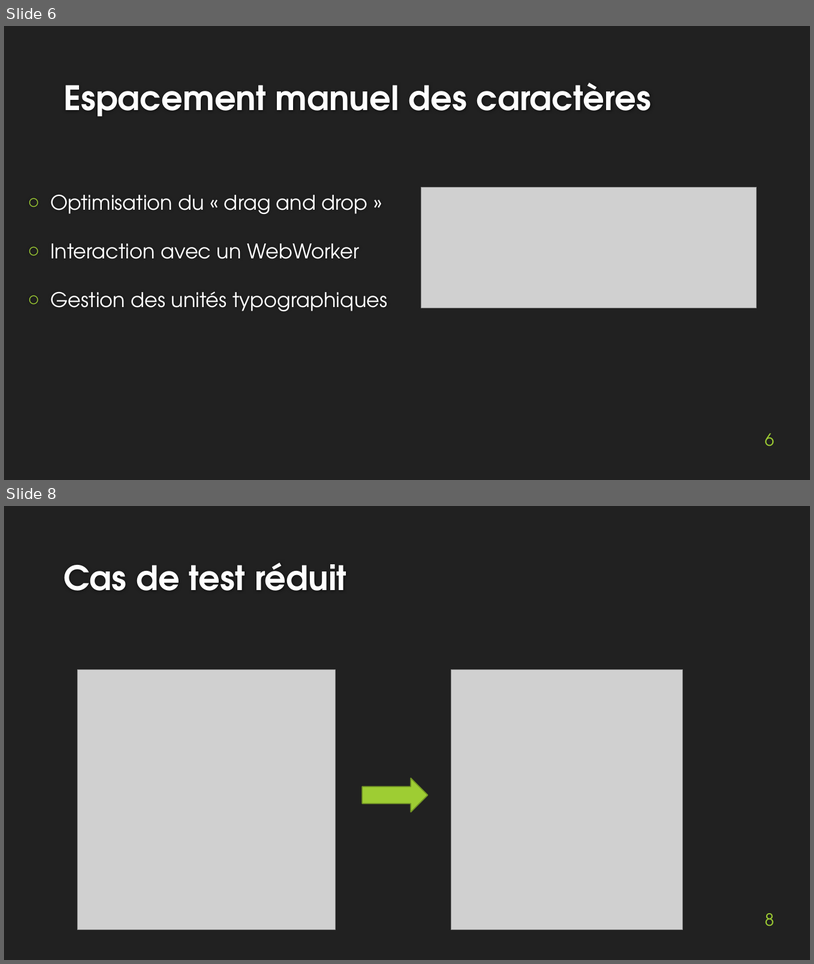
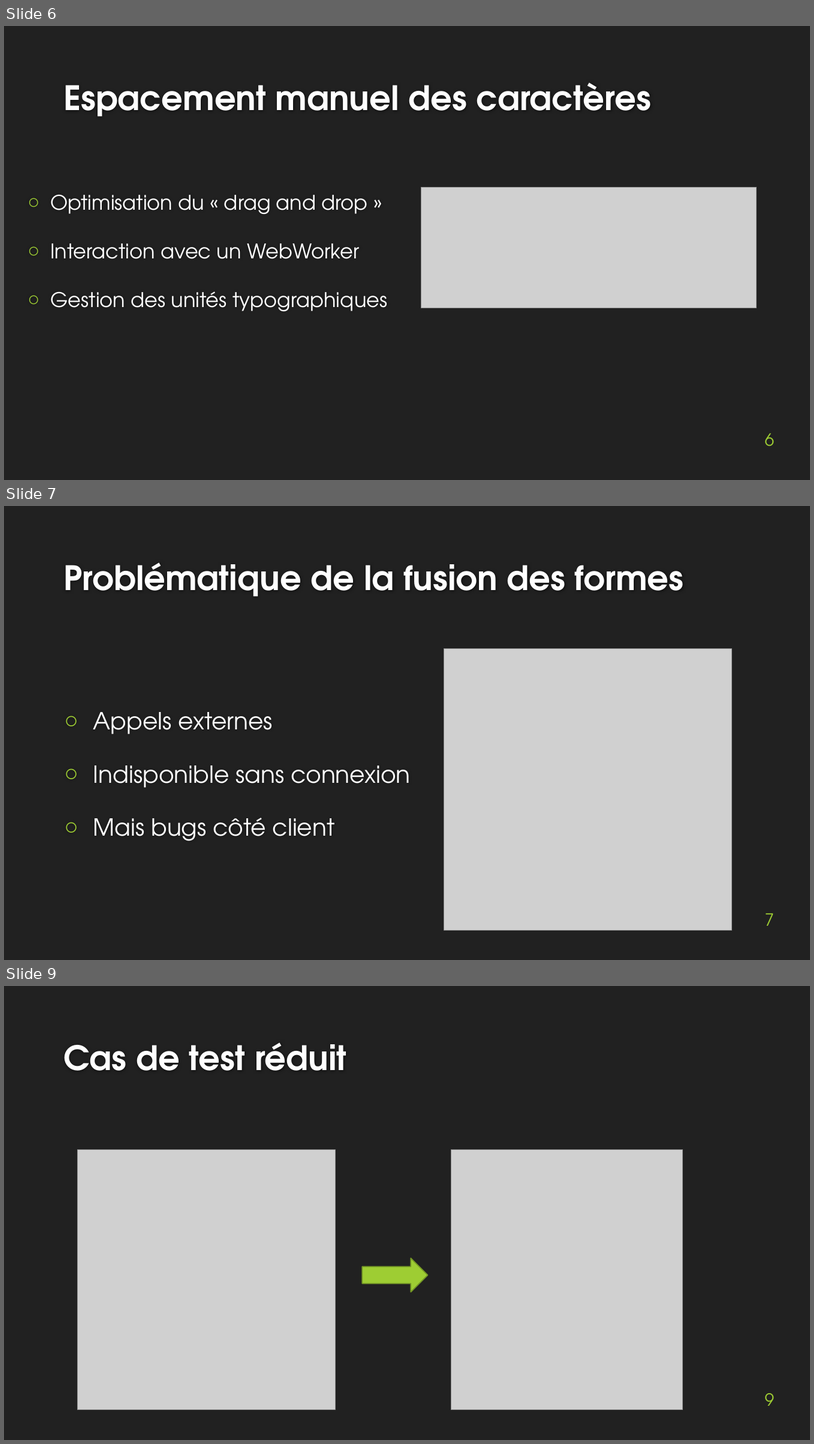
Before and after one commit to MartinBolot/Cours-IUT-Lyon1, a slide deck: Stage/Soutenance/presentation_soutenance.pptx. Shown one above the other, each under a label of ours: slides 6 and 8 before the commit, slides 6, 7 and 9 after it; the slides between them are not shown. The pictures are 814x964 and 814x1444 pixels, drawn with LibreOffice and Linux fonts; fonts in the diff are those of the drawing; grey boxes stand for pictures; background and template pictures are left out. Boxes give left, top, right and bottom in pixels: in the first picture for what was removed or moved away, otherwise in the second. Text is boxed around its words. In the diff, an @@ line names an element or a change of style, - is before the commit and + after.

```diff
--- a/Stage/Soutenance/presentation_soutenance.pptx
+++ b/Stage/Soutenance/presentation_soutenance.pptx
@@ slide 7 added at (4, 506, 810, 960), background #212121 @@
@@ title added at (63, 562, 684, 597), 40 pt, text #FEFEFE, bold @@
+Problématique de la fusion des formes
@@ picture added at (444, 649, 732, 930) @@
@@ text added at (93, 712, 411, 841), 28 pt, text #FFFFFF @@
+○ Appels externes
+○ Indisponible sans connexion
+○ Mais bugs côté client
@@ page number added at (765, 913, 775, 925), 20 pt, text #9ECD33 @@
+7
@@ what was slide 8 is now slide 9 @@
@@ page number at (765, 1393, 775, 1405): text changed @@
-8
+9
```
Also in this commit, not shown: 2 slides changed, 2 other slides added, 2 slides removed, 8 other files.
